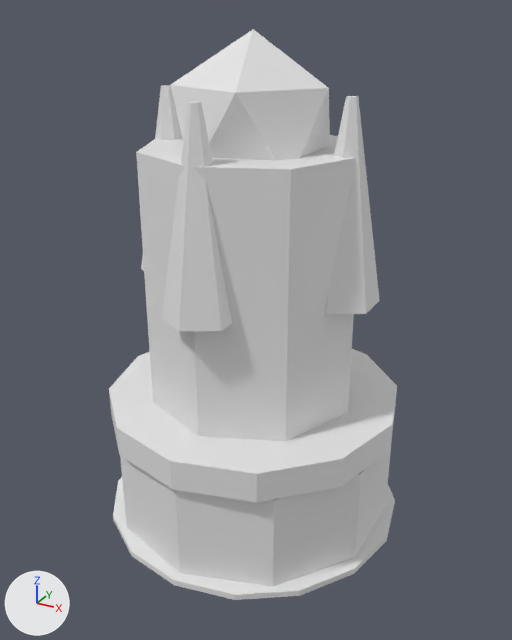
The Blender file ArtSource/Blender/Mage_L1.blend: old version first, new version second.
One viewpoint serves both versions: a camera (50 mm lens) standing at (1.26, -2.27, 2.0) and looking at (0.03, -0.03, 0.88). Arrows for +X, +Y and +Z are at lower left; the lights stay in place. The older version comes first.

The scene before the commit, as lines of its bpy script (objects in view):
```python
me_magecrystal_mesh = bpy.data.meshes.new('MageCrystal_Mesh')
me_magecrystal_mesh.from_pydata(...)  # an icosphere of 20 faces spanning x -0.286..0.286, y -0.272..0.272, z -0.32..0.32
me_magecrystal_mesh.materials.append(mat_dc_magic)  # white #e7e7e7
me_magespire_mesh = bpy.data.meshes.new('MageSpire_Mesh')
me_magespire_mesh.from_pydata(...)  # an 8-sided cylinder along z spanning x -0.42..0.42, y -0.42..0.42, z -0.65..0.65
me_magespire_mesh.materials.append(mat_dc_navy)  # white #e7e7e7
me_towerbase_mesh = bpy.data.meshes.new('TowerBase_Mesh')
me_towerbase_mesh.from_pydata(...)  # a 10-sided cylinder along z spanning x -0.552..0.552, y -0.58..0.58, z -0.21..0.21
me_towerbase_mesh.materials.append(mat_dc_stone)  # white #e7e7e7
ob_magecrystal = bpy.data.objects.new('MageCrystal', me_magecrystal_mesh)
ob_magecrystal.location = (0.0, 0.0, 1.62)
ob_magespire = bpy.data.objects.new('MageSpire', me_magespire_mesh)
ob_magespire.location = (0.0, 0.0, 0.9)
ob_towerbase = bpy.data.objects.new('TowerBase', me_towerbase_mesh)
ob_towerbase.location = (0.0, 0.0, 0.22)
# also in view: 'MageProng.002' at (-0.37, 0.0, 1.38); 'MageProng' at (0.37, 0.0, 1.38); 'BlobShadow' at (0.0, 0.0, 0.03); 'MageProng.003' at (0.0, -0.37, 1.38); 'MageRing' at (0.0, 0.0, 0.5)
```
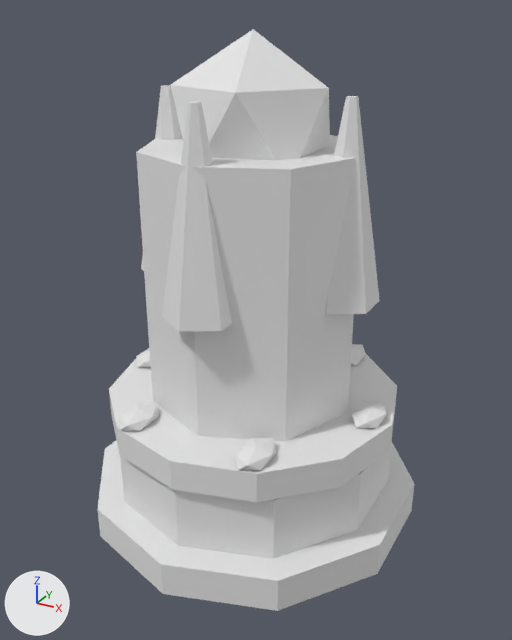
Location of each change, (x1, y1, x2, y2) in pixels of the pictures (512 x 640 px):
'TowerFoundation', added: after (98, 440, 414, 611)
'MageRune.005', added: after (235, 438, 277, 470)
'MageRune.004', added: after (118, 403, 159, 431)
'MageRune', added: after (352, 401, 387, 428)
'MageRune.001', added: after (351, 344, 366, 366)
'MageRune.003', added: after (136, 348, 151, 367)
'BlobShadow', unchanged, covered by the edit: before (113, 477, 395, 600)

The edits, one by one:
Material 'DC_Metal' (mat_dc_metal) is new.
Its base color is (0.8, 0.8, 0.8) (white #e7e7e7).
Mesh me_magerune_mesh_005 is new.
It is an icosphere of 20 faces spanning x -0.063..0.063, y -0.094..0.094, z -0.035..0.035.
It uses material mat_dc_magic (white #e7e7e7).
Mesh me_towerfoundation_mesh is new.
It is a 10-sided cylinder along z spanning x -0.656..0.656, y -0.69..0.69, z -0.07..0.07.
It uses material mat_dc_metal (white #e7e7e7).
Object 'MageRune.005' (ob_magerune_005) is new; it shows me_magerune_mesh_005.
Its location is (0.255, -0.442, 0.58).
Object 'MageRune.004' (ob_magerune_004) is new; it shows a copy of me_magerune_mesh_005.
Its location is (-0.255, -0.442, 0.58).
Object 'MageRune.003' (ob_magerune_003) is new; it shows a copy of me_magerune_mesh_005.
Its location is (-0.51, 0.0, 0.58).
Object 'MageRune.001' (ob_magerune_001) is new; it shows a copy of me_magerune_mesh_005.
Its location is (0.255, 0.442, 0.58).
Object 'MageRune' (ob_magerune) is new; it shows a copy of me_magerune_mesh_005.
Its location is (0.51, 0.0, 0.58).
Object 'TowerFoundation' (ob_towerfoundation) is new; it shows me_towerfoundation_mesh.
Its location is (0.0, 0.0, 0.1).
